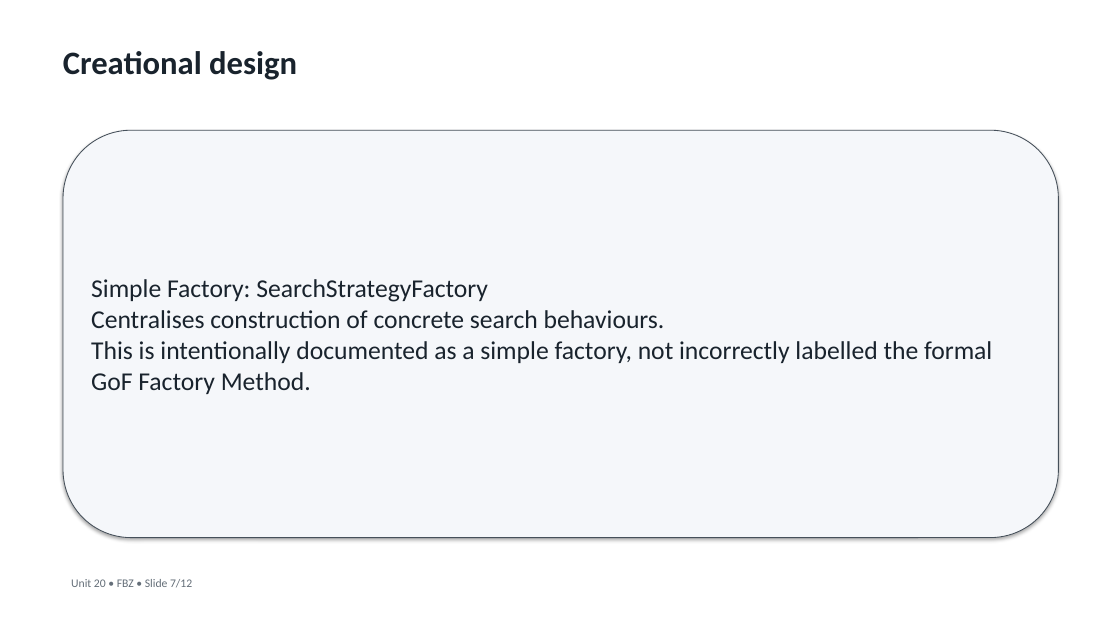
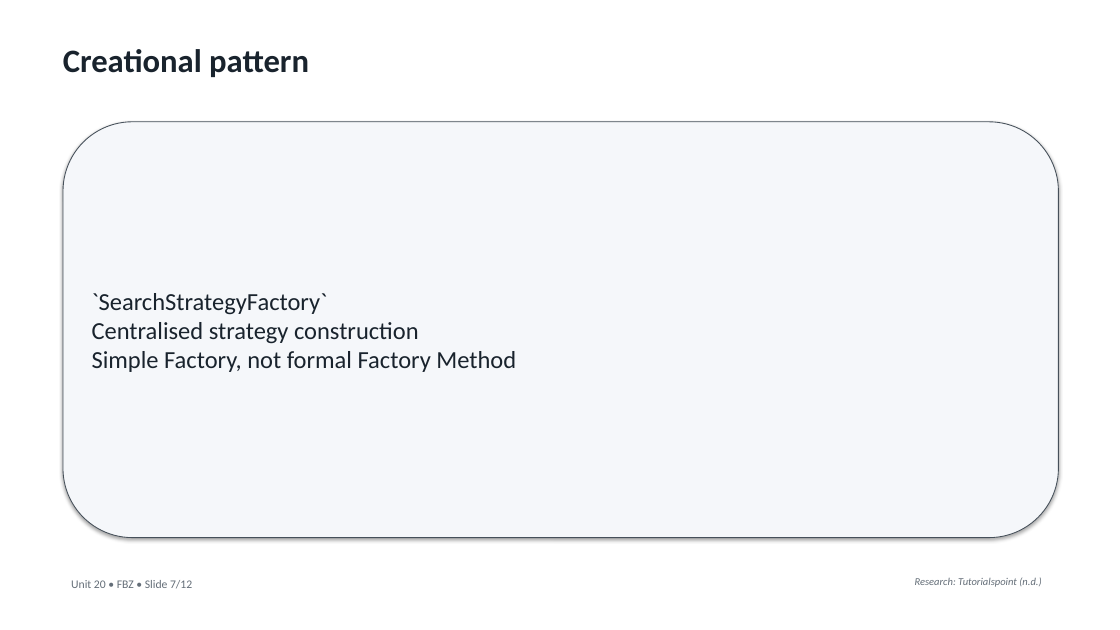
Before and after one commit to alibuildswebsites-ux/Unit20-FBZ-Comics-Unmasked-Application, a slide deck: slide 7 of submission/Unit20_FBZ_SOLID_OOP_Presentation.pptx. Drawn at 1120x630 pixels with LibreOffice and Linux fonts; fonts in the diff are those of the drawing. Boxes give left, top, right and bottom in pixels: in the first picture for what was removed or moved away, otherwise in the second. Text is boxed around its words. In the diff, an @@ line names an element or a change of style, - is before the commit and + after.

```diff
--- a/submission/Unit20_FBZ_SOLID_OOP_Presentation.pptx
+++ b/submission/Unit20_FBZ_SOLID_OOP_Presentation.pptx
@@ text at (63, 49, 309, 77): text changed @@
-Creational design
+Creational pattern
@@ rounded rectangle "`SearchStrategyFactory` Centralised strategy construction Si ...": place and size @@
-rounded rectangle "`SearchStrategyFactory` Centralised strategy construction Si ..." at (63, 130, 1059, 538)
+rounded rectangle "`SearchStrategyFactory` Centralised strategy construction Si ..." at (63, 122, 1059, 538)
@@ text in rounded rectangle at (92, 293, 516, 372): text changed; size 22 to 21 pt @@
-Simple Factory: SearchStrategyFactory
-Centralises construction of concrete search behaviours.
-This is intentionally documented as a simple factory, not incorrectly labelled the formal GoF Factory Method.
+`SearchStrategyFactory`
+Centralised strategy construction
+Simple Factory, not formal Factory Method
@@ text added at (915, 578, 1041, 587), 9 pt, text #646E78, italic @@
+Research: Tutorialspoint (n.d.)
```
Also in this commit, not shown: 9 other slides changed, 2 slides added, 2 slides removed, 36 other files.
